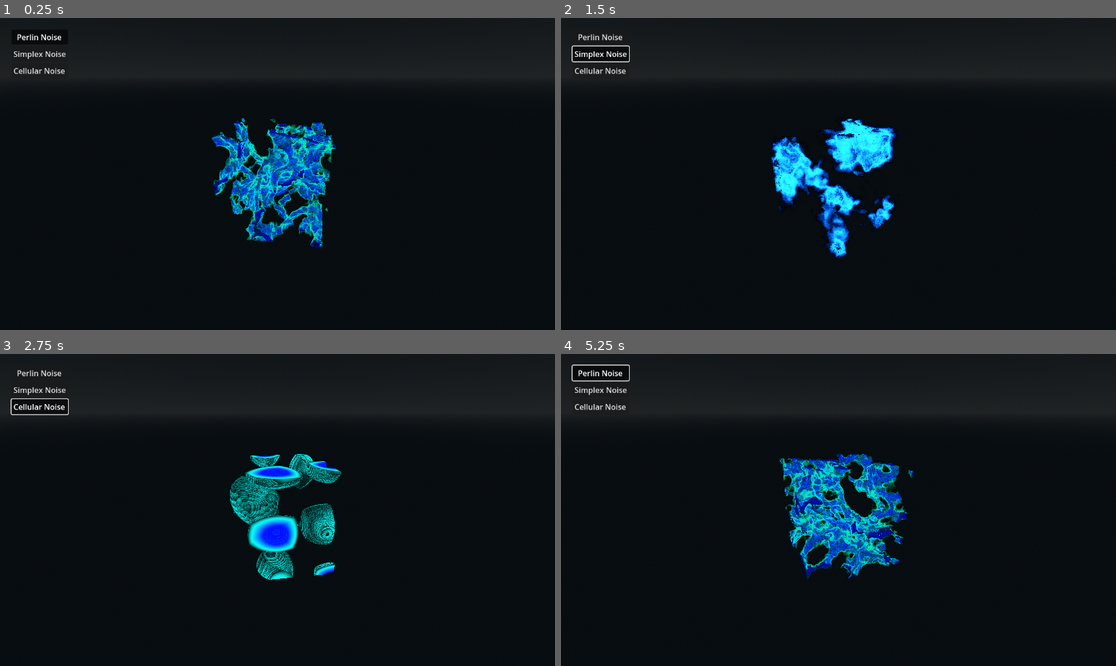
Above: before the commit, frames 1-4 (two rows, left to right).
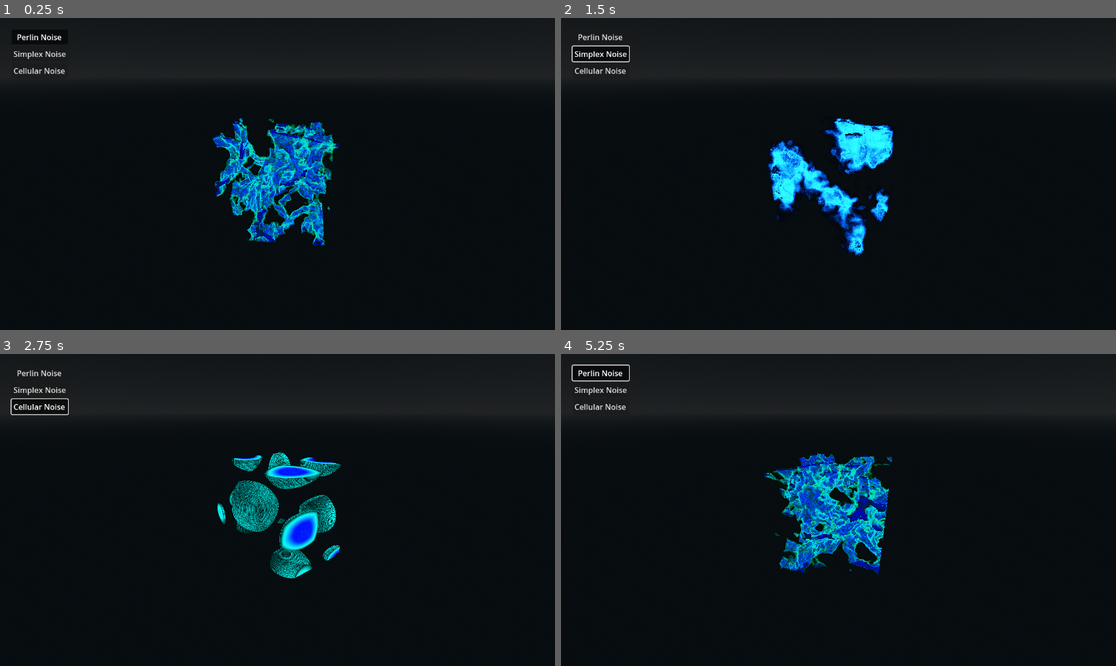
Above: after the commit, the same moments.

Repository: 1hue/GodotTexture3DVisualizer
Game: Godot game, scene res://main.tscn
The game is run twice, just before and just after one commit, with the same random seed, the same clock (stepped at 60 frames per second) and the same inputs.
Inputs:
- Up to frame 1 (0.25 s): no input
- Up to frame 2 (1.5 s): click "Perlin Noise" at 0.5 s; click "Simplex Noise" at 1.25 s
- Up to frame 3 (2.75 s): click "Cellular Noise" at 2 s
- Up to frame 4 (5.25 s): click "Perlin Noise" at 2.75 s; click "Simplex Noise" at 3.5 s; click "Cellular Noise" at 4.25 s; click "Perlin Noise" at 5 s

The runs differ from the first frame. In frame 1, 4.7% of the frame differs, in the area x 38-62%, y 32-74%; in frame 2, 4.2%; in frame 3, 4.9%; in frame 4, 6.8%, in the area x 36-64%, y 31-73%.

Commit message:
Allow demo movement by mouse

Diff:
--- a/main.gd
+++ b/main.gd
@@ -4,22 +4,59 @@
 const SimplexNoise: NoiseTexture3D = preload("res://resources/simplex_noise_texture_3d.tres")
 const CellularNoise: NoiseTexture3D = preload("res://resources/cellular_noise_texture_3d.tres")
 
+const SENSITIVITY: float = 0.01
+const RETURN_SPEED: float = 0.7
+const ROTATION_SPEED: float = deg_to_rad(20)
+const MAX_PITCH: float = deg_to_rad(80.0)
+
 @onready var camera_pivot: Node3D = %CameraPivot
-@onready var node: MeshInstance3D = $Cube
+@onready var node: MeshInstance3D = %Cube
 
-var cam_rotation: float = deg_to_rad(30)
+var is_dragging: bool = false
+var last_mouse_pos: Vector2 = Vector2.ZERO
+var yaw: float = 0.0
+var pitch: float = 0.0
+var target_yaw: float = 0.0
+var target_pitch: float = 0.0
+
+var material: ShaderMaterial:
+	get:
+		var mesh: BoxMesh = node.mesh
+		# In this case our material is directly on the Mesh
+		var _material: ShaderMaterial = mesh.material
+		#var _material: ShaderMaterial = mesh.surface_get_material(0)
+		#var _material: ShaderMaterial = node.get_surface_override_material(0)
+		return _material
 
 
 func _process(delta: float) -> void:
-	camera_pivot.rotate_y(cam_rotation * delta)
+	if is_dragging:
+		yaw = lerp_angle(yaw, target_yaw, clamp(12.0 * delta, 0.0, 1.0))
+	else:
+		yaw += ROTATION_SPEED * delta
+		target_pitch = lerp(target_pitch, 0.0, clamp(RETURN_SPEED * delta, 0.0, 1.0))
+
+	pitch = lerp(pitch, target_pitch, clamp(12.0 * delta, 0.0, 1.0))
+
+	camera_pivot.rotation = Vector3(pitch, yaw, 0.0)
+
+
+func _unhandled_input(event):
+	if event is InputEventMouseButton:
+		if event.button_index == MOUSE_BUTTON_LEFT:
+			is_dragging = event.is_pressed()
+			if is_dragging:
+				last_mouse_pos = event.position
+
+	elif event is InputEventMouseMotion and is_dragging:
+		#is_dragging = event.button_mask & MOUSE_BUTTON_MASK_LEFT != 0
+		var delta: Vector2 = event.position - last_mouse_pos
+		last_mouse_pos = event.position
+		target_yaw -= delta.x * SENSITIVITY
+		target_pitch = clamp(target_pitch - delta.y * SENSITIVITY, -MAX_PITCH, MAX_PITCH)
 
 
 func set_texture(texture: Texture3D) -> void:
-	var mesh: BoxMesh = node.mesh
-	# Grab the material. In this case the material is directly on the Mesh.
-	var material: ShaderMaterial = mesh.material
-	#var material: ShaderMaterial = mesh.surface_get_material(0)
-	#var material: ShaderMaterial = node.get_surface_override_material(0)
 	material.set_shader_parameter(&"tex", texture)
 
 
--- a/main.tscn
+++ b/main.tscn
@@ -46,11 +46,13 @@
 environment = SubResource("Environment_h2yge")
 
 [node name="Cube" type="MeshInstance3D" parent="."]
+unique_name_in_owner = true
 material_overlay = SubResource("ShaderMaterial_1bvp3")
 mesh = SubResource("BoxMesh_7dm0k")
 
 [node name="CameraPivot" type="Node3D" parent="."]
 unique_name_in_owner = true
+transform = Transform3D(-0.28523794, 0, -0.9583838, 0, 1, 0, 0.9583838, 0, -0.28523794, 0, 0, 0)
 
 [node name="Camera3D" type="Camera3D" parent="CameraPivot"]
 transform = Transform3D(1, 0, 0, 0, 0.9020888, 0.4315505, 0, -0.4315505, 0.9020888, 0, 4.7670045, 9.937099)
--- a/project.godot
+++ b/project.godot
@@ -12,15 +12,9 @@
 
 config/name="Texture3D Visualizer"
 run/main_scene="uid://bf5oxc0n30t8a"
-run/disable_stdout=true
 config/features=PackedStringArray("4.5", "GL Compatibility")
 boot_splash/show_image=false
 
 [display]
 
 window/quality/screen_space_aa=2
-
-[rendering]
-
-renderer/rendering_method="gl_compatibility"
-renderer/rendering_method.mobile="gl_compatibility"
